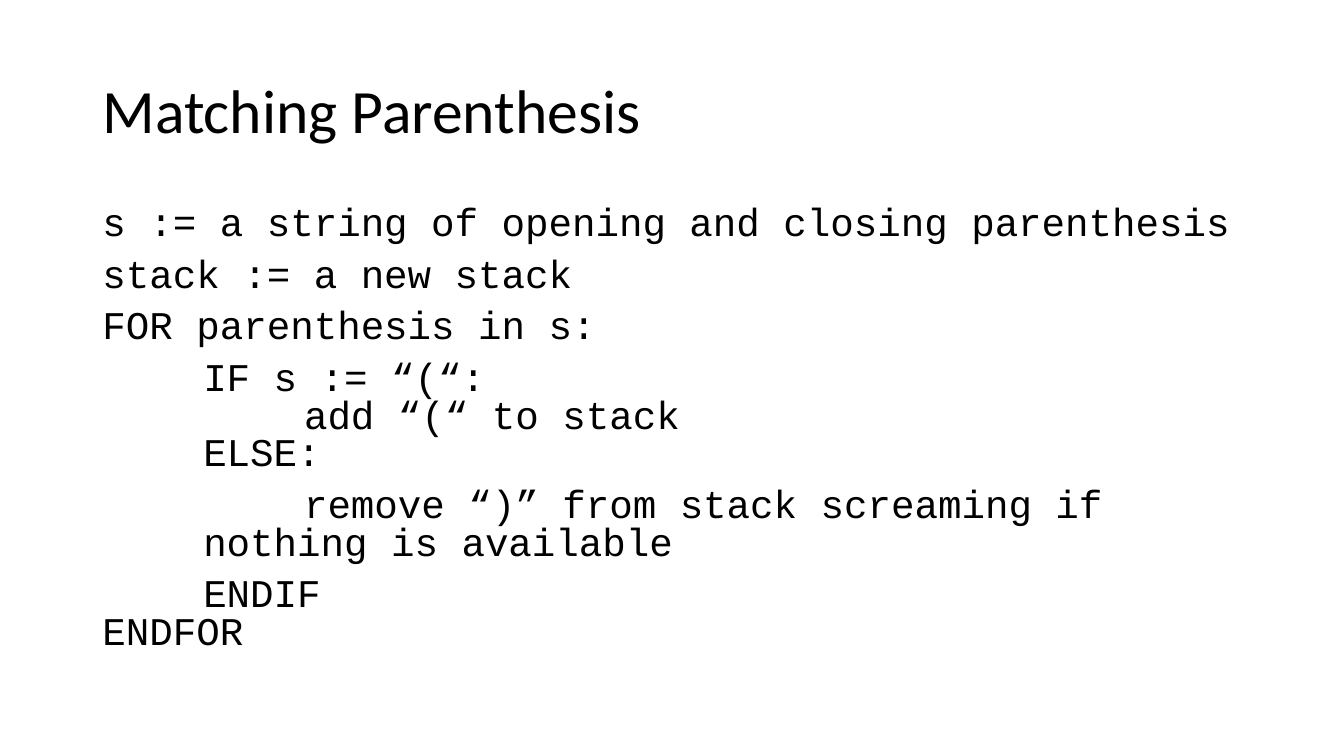
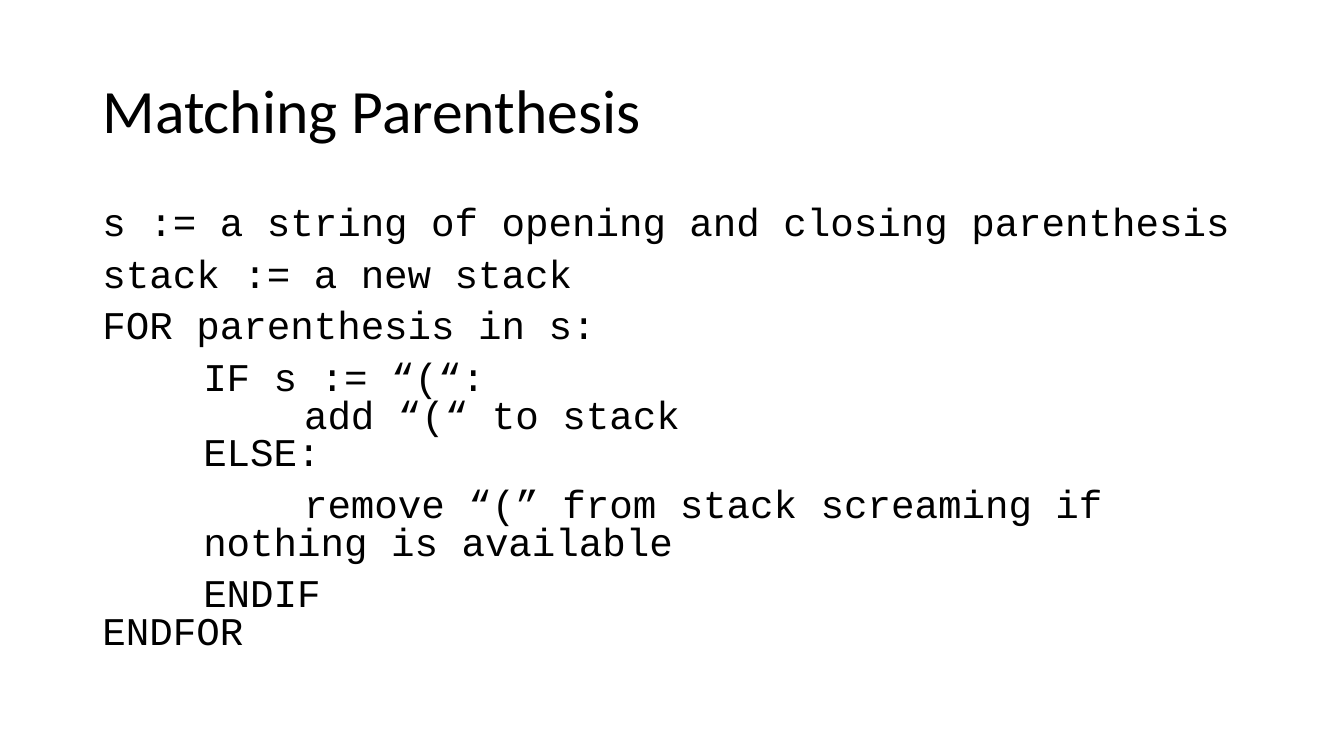
Before and after one commit to amora479/website, a slide deck: slide 8 of content/bju/cps105/lectures/ppt-downloads/lec12.pptx. Drawn at 1344x756 pixels with LibreOffice and Linux fonts; fonts in the diff are those of the drawing. Boxes give left, top, right and bottom in pixels: in the first picture for what was removed or moved away, otherwise in the second. Text is boxed around its words. In the diff, an @@ line names an element or a change of style, - is before the commit and + after.

```diff
--- a/content/bju/cps105/lectures/ppt-downloads/lec12.pptx
+++ b/content/bju/cps105/lectures/ppt-downloads/lec12.pptx
@@ text at <box>203,490,1102,564</box>: text changed @@
-remove “)” from stack screaming if nothing is available
+remove “(” from stack screaming if nothing is available
```
Also in this commit, not shown: 2 other slides changed, 1 other file.
